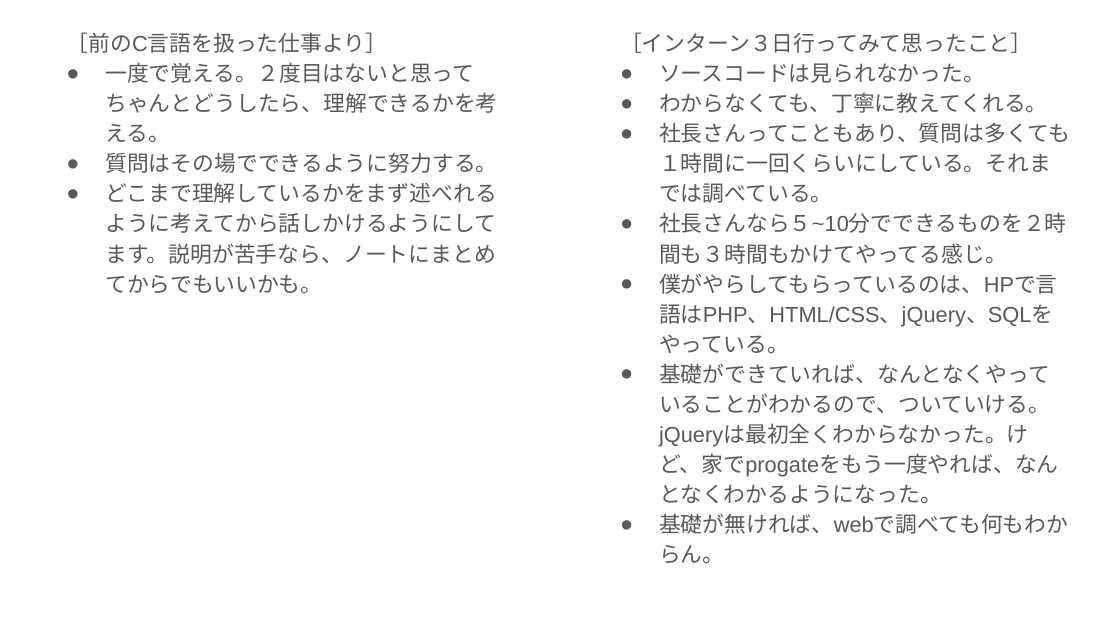
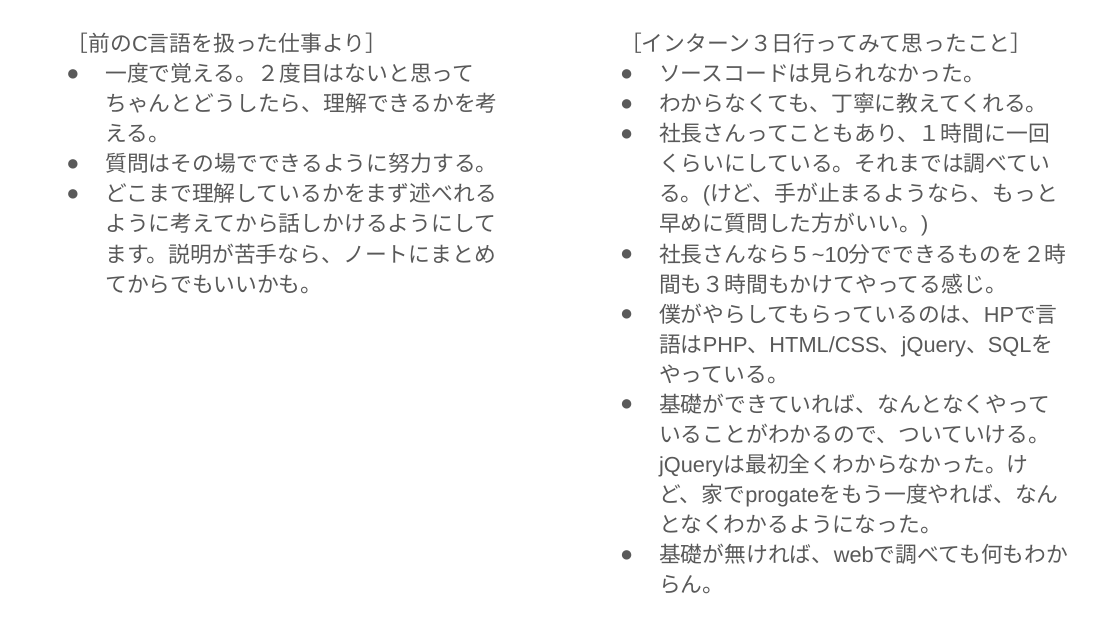
Before and after one commit to masabolic/self_monitoring, a slide deck: slide 23 of doc/NASA+1のポートフォリオ発表.pptx (slide 22 before the commit). Drawn at 1120x630 pixels with LibreOffice and Linux fonts; fonts in the diff are those of the drawing. Boxes give left, top, right and bottom in pixels: in the first picture for what was removed or moved away, otherwise in the second. Text is boxed around its words. In the diff, an @@ line names an element or a change of style, - is before the commit and + after.

```diff
--- a/doc/NASA+1のポートフォリオ発表.pptx
+++ b/doc/NASA+1のポートフォリオ発表.pptx
@@ text at (659, 122, 1058, 236): text changed @@
-● 社長さんってこともあり、質問は多くても１時間に一回くらいにしている。それまでは調べている。
+● 社長さんってこともあり、１時間に一回くらいにしている。それまでは調べている。(けど、手が止まるようなら、もっと早めに質問した方がいい。)
```
Also in this commit, not shown: 1 other slide changed, 1 slide added.
